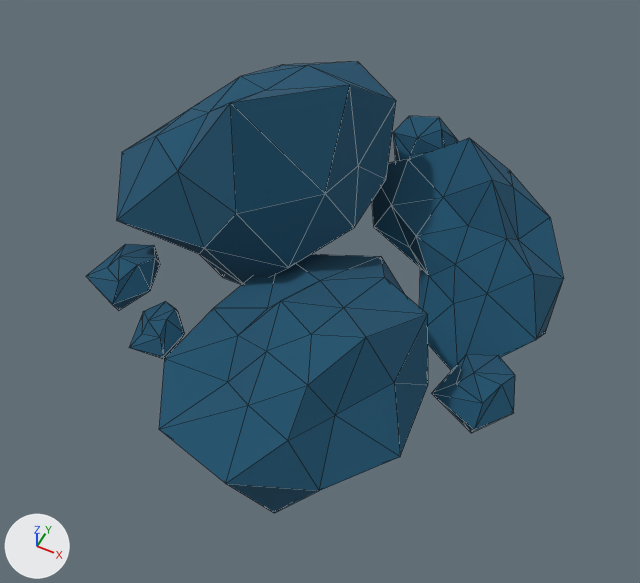
A saved change to the Blender file blender/node.blend.
Rendered twice from a 50 mm camera at (0.527, -1.153, 1.334) aimed at (0.032, -0.163, 0.097). The lights are fixed; the arrows at lower left show +X, +Y and +Z. The older version comes first. Mesh edges are drawn as thin lines.

Before the edit, the objects in view are built like this:
```python
ob_icosphere = bpy.data.objects.new('Icosphere', me_icosphere)
ob_icosphere.location = (-0.193, 0.043, 0.143)
ob_icosphere.scale = (0.199, 0.199, 0.199)
ob_icosphere_001 = bpy.data.objects.new('Icosphere.001', me_icosphere_001)
ob_icosphere_001.location = (0.07, -0.334, 0.067)
ob_icosphere_001.scale = (0.199, 0.199, 0.199)
ob_icosphere_002 = bpy.data.objects.new('Icosphere.002', me_icosphere_008)
ob_icosphere_002.location = (-0.226, -0.335, 0.021)
ob_icosphere_002.rotation_euler = (0.0546, -0.191, 0.441)  # degrees (3.1, -11, 25)
ob_icosphere_002.scale = (0.0461, 0.0461, 0.0461)
ob_icosphere_003 = bpy.data.objects.new('Icosphere.003', me_icosphere_004)
ob_icosphere_003.location = (0.366, -0.206, 0.033)
ob_icosphere_003.scale = (0.0596, 0.0596, 0.0596)
ob_icosphere_004 = bpy.data.objects.new('Icosphere.004', me_icosphere_005)
ob_icosphere_004.location = (0.035, 0.37, 0.05)
ob_icosphere_004.rotation_euler = (0.238, -0.183, 0.849)  # degrees (14, -10, 49)
ob_icosphere_004.scale = (0.0596, 0.0596, 0.0596)
ob_icosphere_005 = bpy.data.objects.new('Icosphere.005', me_icosphere_006)
ob_icosphere_005.location = (-0.361, -0.249, 0.033)
ob_icosphere_005.scale = (0.0596, 0.0596, 0.0596)
ob_icosphere_006 = bpy.data.objects.new('Icosphere.006', me_icosphere_007)
ob_icosphere_006.location = (0.209, 0.081, 0.033)
ob_icosphere_006.rotation_euler = (0.0283, -0.332, 1.071)  # degrees (1.6, -19, 61)
ob_icosphere_006.scale = (0.199, 0.199, 0.199)
```
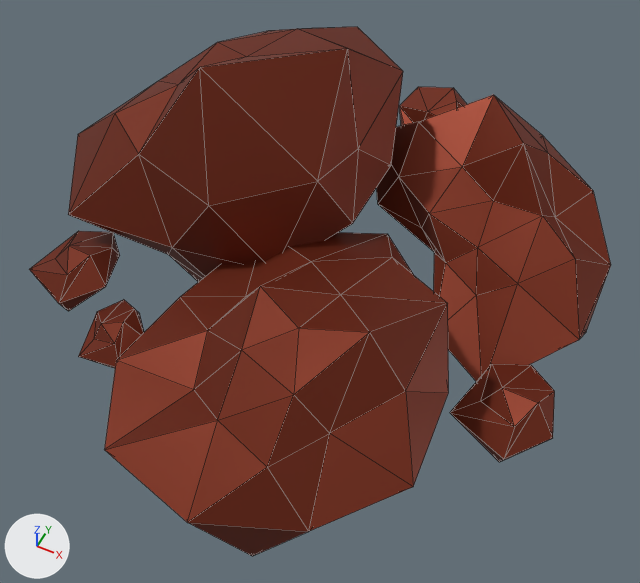
Scene script edits in JSON lines:
```json
{"op": "set", "path": "mat_material_001.base_color", "old": "(0.00941, 0.0825, 0.154)", "new": "(0.207, 0.0316, 0.0121)", "note": "dark blue #18516d -> brown #7e321d"}
{"op": "set", "path": "mat_material_001.roughness", "old": "1.0", "new": "0.519"}
{"op": "set", "path": "mat_material_001.metallic", "old": "0.0", "new": "0.649"}
{"op": "set", "path": "ob_icosphere.location", "old": "(-0.193, 0.043, 0.143)", "new": "(-0.243, 0.06, 0.15)"}
{"op": "set", "path": "ob_icosphere.scale", "old": "(0.199, 0.199, 0.199)", "new": "(0.239, 0.239, 0.239)"}
{"op": "set", "path": "ob_icosphere_001.location", "old": "(0.07, -0.334, 0.067)", "new": "(0.073, -0.393, 0.124)"}
{"op": "set", "path": "ob_icosphere_001.scale", "old": "(0.199, 0.199, 0.199)", "new": "(0.239, 0.239, 0.239)"}
{"op": "set", "path": "ob_icosphere_003.location", "old": "(0.366, -0.206, 0.033)", "new": "(0.428, -0.239, 0.056)"}
{"op": "set", "path": "ob_icosphere_003.scale", "old": "(0.0596, 0.0596, 0.0596)", "new": "(0.0716, 0.0716, 0.0716)"}
{"op": "set", "path": "ob_icosphere_004.location", "old": "(0.035, 0.37, 0.05)", "new": "(0.031, 0.452, 0.059)"}
{"op": "set", "path": "ob_icosphere_004.scale", "old": "(0.0596, 0.0596, 0.0596)", "new": "(0.0716, 0.0716, 0.0716)"}
{"op": "set", "path": "ob_icosphere_005.location", "old": "(-0.361, -0.249, 0.033)", "new": "(-0.444, -0.291, 0.054)"}
{"op": "set", "path": "ob_icosphere_005.scale", "old": "(0.0596, 0.0596, 0.0596)", "new": "(0.0716, 0.0716, 0.0716)"}
{"op": "set", "path": "ob_icosphere_006.location", "old": "(0.209, 0.081, 0.033)", "new": "(0.24, 0.105, 0.073)"}
{"op": "set", "path": "ob_icosphere_006.scale", "old": "(0.199, 0.199, 0.199)", "new": "(0.239, 0.239, 0.239)"}
{"op": "set", "path": "ob_icosphere_002.location", "old": "(-0.226, -0.335, 0.021)", "new": "(-0.282, -0.394, 0.039)"}
{"op": "set", "path": "ob_icosphere_002.scale", "old": "(0.0461, 0.0461, 0.0461)", "new": "(0.0553, 0.0553, 0.0553)"}
```

Changed parts and their boxes [x1, y1, x2, y2] in the pictures (640 x 583 px):
```json
{"object": "Icosphere.001", "change": "recoloured, surface changed, moved, rescaled", "before": [159, 254, 428, 513], "after": [105, 232, 449, 556], "on screen": "28% wider, 25% taller"}
{"object": "Icosphere", "change": "recoloured, surface changed, moved, rescaled", "before": [117, 62, 396, 285], "after": [68, 27, 403, 282], "on screen": "20% wider, 14% taller"}
{"object": "Icosphere.006", "change": "recoloured, surface changed, moved, rescaled", "before": [372, 138, 564, 371], "after": [377, 95, 611, 381], "on screen": "22% wider, 23% taller"}
{"object": "Icosphere.003", "change": "recoloured, surface changed, moved, rescaled", "before": [432, 354, 515, 433], "after": [450, 364, 555, 462], "on screen": "darker, 26% wider, 24% taller"}
{"object": "Icosphere.005", "change": "recoloured, surface changed, moved, rescaled", "before": [86, 244, 160, 311], "after": [29, 231, 120, 311], "on screen": "23% wider, 19% taller"}
{"object": "Icosphere.002", "change": "recoloured, surface changed, moved, rescaled", "before": [129, 301, 185, 359], "after": [78, 300, 144, 368], "on screen": "18% wider, 17% taller"}
{"object": "Icosphere.004", "change": "recoloured, surface changed, moved, rescaled", "before": [393, 116, 458, 161], "after": [399, 87, 467, 126]}
```
